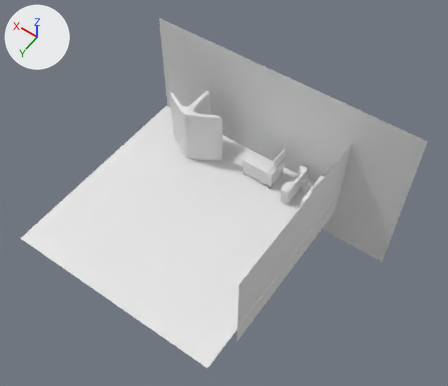
One commit to the Blender file blender files/gym.blend: the scene before it, then after it.
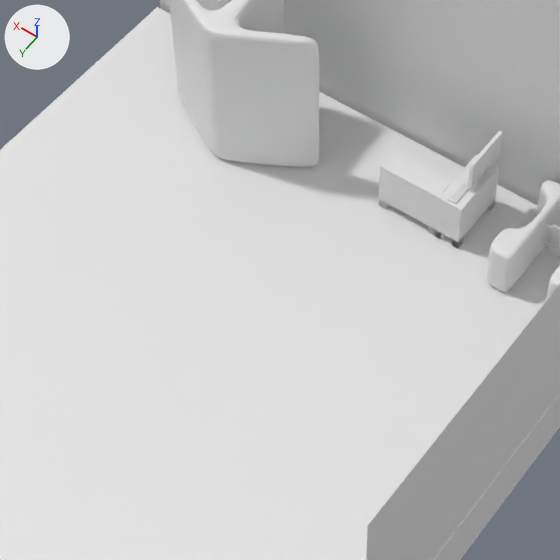
There are two pictures of each version: one whole from a 50 mm lens placed at (-69.4, 122.4, 185.4), pointed at (8.6, 13.2, 13.9), one close up on the part from 25% to 68% of the width and 27% to 77% of the height. Lighting does not change. The marker at upper left points along +X, +Y and +Z.

Objects in the first close-up: 'Cube', 'Plane', 'Plane.001', 'Plane.002', 'barriergym', 'monitor1', 'table', 'table.001'.
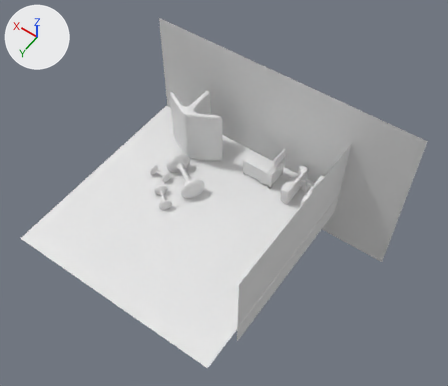
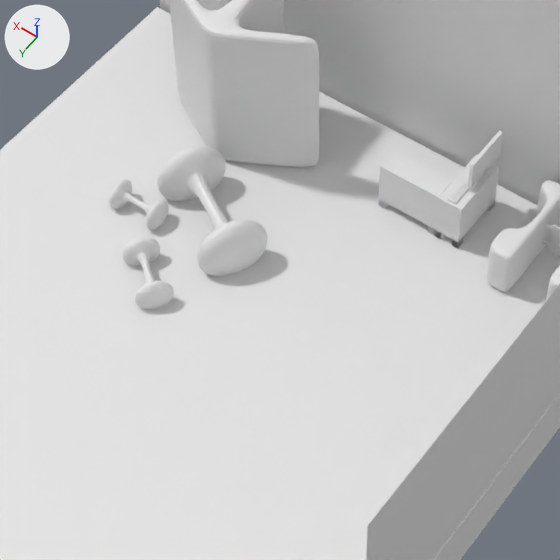
Commit message: continuing making gym

Scene script edits in JSON lines:
```json
{"op": "add", "block": "me_icosphere_003", "code": ["me_icosphere_003 = bpy.data.meshes.new('Icosphere.003')", "me_icosphere_003.from_pydata(...)  # 87 vertices, 165 faces; spans x -0.95..7.11, y -1.0..1.0, z -1.0..1.0"]}
{"op": "add", "block": "ob_icosphere_002", "code": ["ob_icosphere_002 = bpy.data.objects.new('Icosphere.002', me_icosphere_003)", "ob_icosphere_002.location = (28.5, 22.6, 1.7)", "ob_icosphere_002.rotation_euler = (0.0, 0.0, -0.658)  # degrees (0, 0, -38)", "ob_icosphere_002.scale = (1.19, 2.76, 2.76)", "_m = ob_icosphere_002.modifiers.new('Subdivision', 'SUBSURF')"]}
{"op": "add", "block": "ob_icosphere_001", "code": ["ob_icosphere_001 = bpy.data.objects.new('Icosphere.001', me_icosphere_003.copy())", "ob_icosphere_001.location = (24.2, 11.6, 3.1)", "ob_icosphere_001.rotation_euler = (0.0, 0.0, -0.517)  # degrees (0, 0, -30)", "ob_icosphere_001.scale = (2.26, 5.23, 5.23)", "_m = ob_icosphere_001.modifiers.new('Subdivision', 'SUBSURF')"]}
{"op": "add", "block": "ob_icosphere", "code": ["ob_icosphere = bpy.data.objects.new('Icosphere', me_icosphere_003.copy())", "ob_icosphere.location = (36.5, 12.1, 1.7)", "ob_icosphere.scale = (1.0, 2.32, 2.32)", "_m = ob_icosphere.modifiers.new('Subdivision', 'SUBSURF')"]}
```

Location of each change, (x1, y1, x2, y2) in pixels of the close-ups (560 x 560 px):
```json
{"object": "Icosphere.001", "change": "added", "after": [157, 146, 267, 276]}
{"object": "Icosphere.002", "change": "added", "after": [122, 237, 174, 309]}
{"object": "Icosphere", "change": "added", "after": [109, 179, 168, 230]}
```
